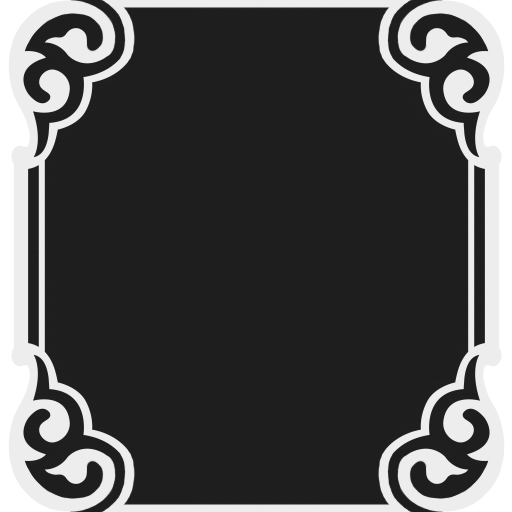
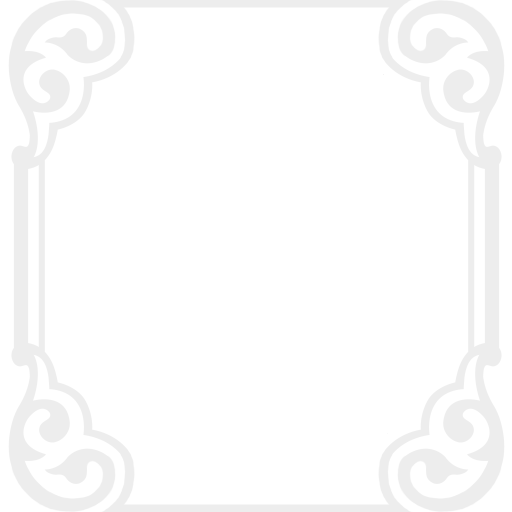
The second 512 × 512 image is a revision of the first. Changes to its layers:
hid "Layer 2", opacity 95% → 100%, painted on it over (x1=23, y1=0, x2=490, y2=512)
